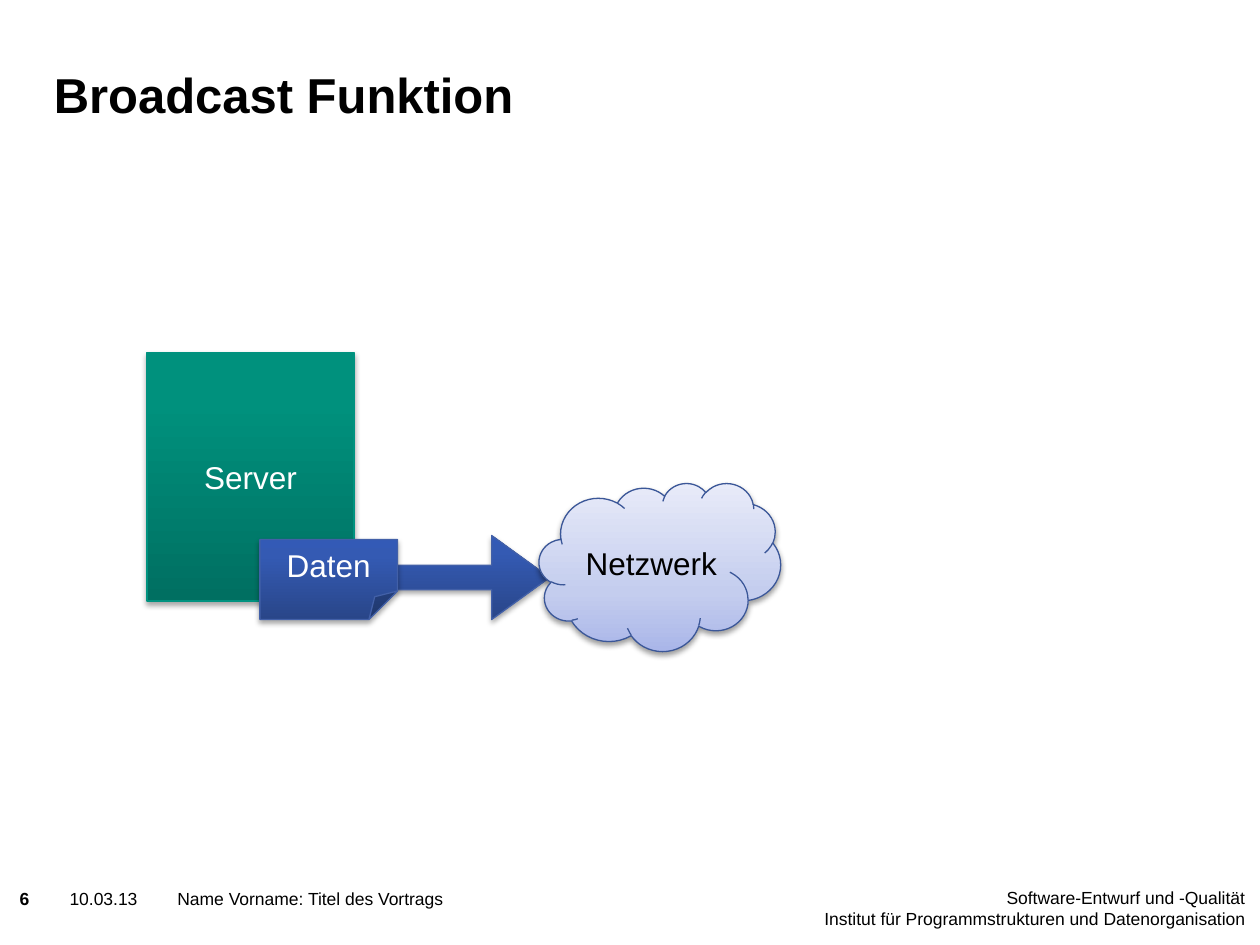
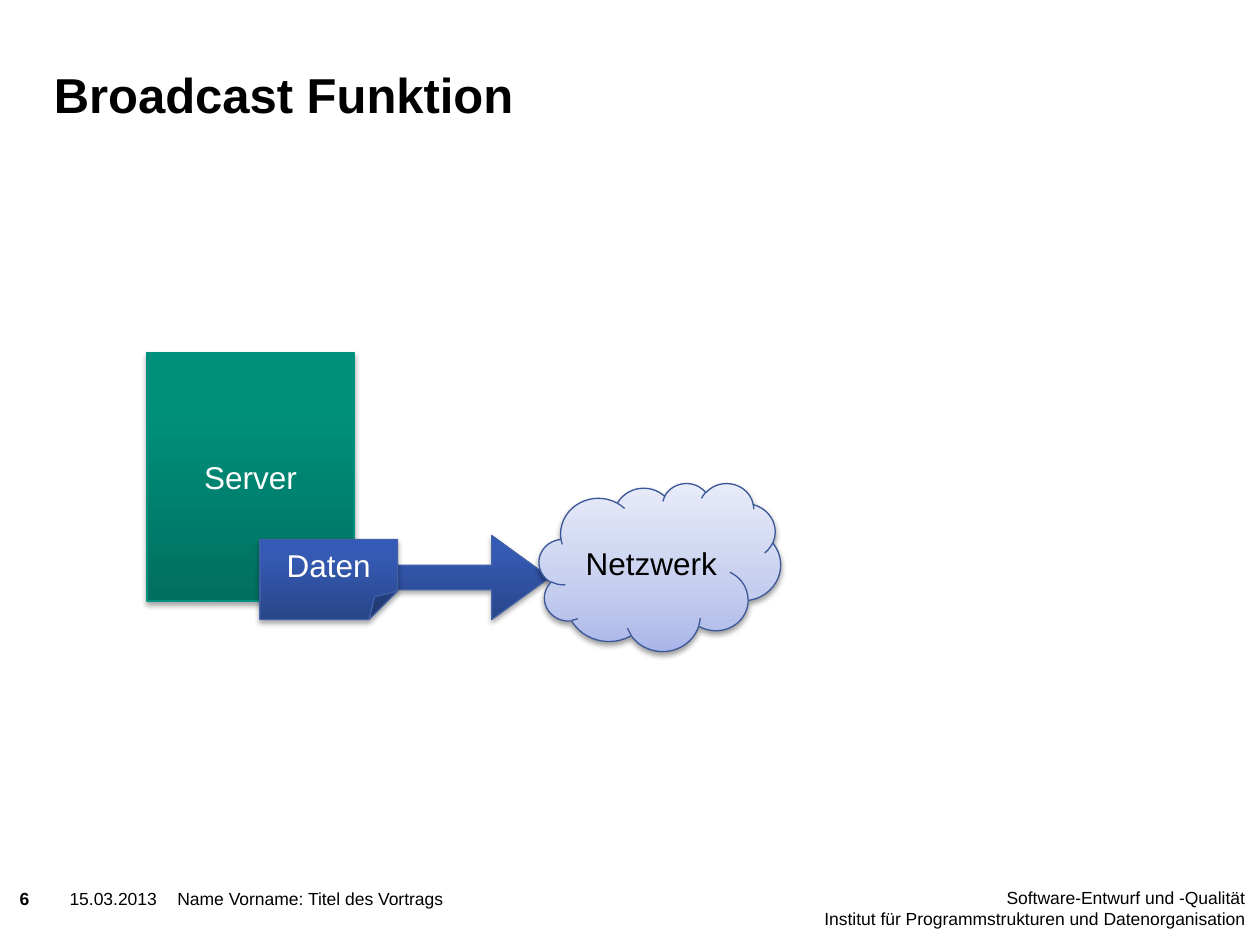
Before and after one commit to niklasb/pse-broadcast-encryption, a slide deck: slide 6 of praesentation/pse-abschluss.pptx. Drawn at 1260x945 pixels with LibreOffice and Linux fonts; fonts in the diff are those of the drawing; background and template pictures are left out. Boxes give left, top, right and bottom in pixels: in the first picture for what was removed or moved away, otherwise in the second. Text is boxed around its words. In the diff, an @@ line names an element or a change of style, - is before the commit and + after.

```diff
--- a/praesentation/pse-abschluss.pptx
+++ b/praesentation/pse-abschluss.pptx
@@ text at [70, 892, 157, 905]: text changed @@
-10.03.13
+15.03.2013
```
Also in this commit, not shown: 11 other slides changed, 6 slides added, 1 other file.
